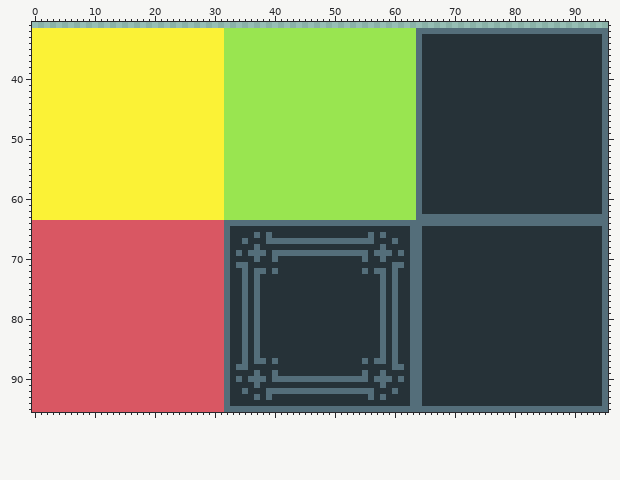
Pixel-art file, stored at Assets/AnimationImporter-master/tiles/tile.ase. The picture above is the old version.
96x96 pixels, 1 frame. Shown: x 0..95, y 31..95.
After:
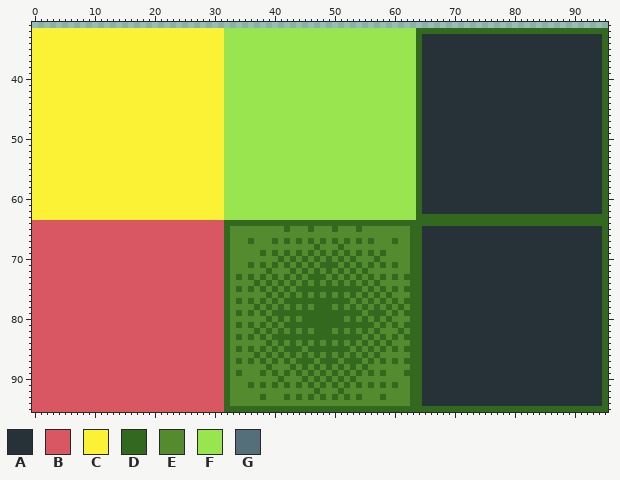
Palette (. is transparent): A #263238  B #d95763  C #fbf236  D #33691e  E #558b2f  F #99e550  G #546e7a
Difference:
y 32: x 64..95 GGGGGGGGGGGGGGGGGGGGGGGGGGGGGGGG -> DDDDDDDDDDDDDDDDDDDDDDDDDDDDDDDD
y 33..62: x 64 G -> D; x 95 G -> D
y 63: x 64..95 GGGGGGGGGGGGGGGGGGGGGGGGGGGGGGGG -> DDDDDDDDDDDDDDDDDDDDDDDDDDDDDDDD
y 64: x 32..95 GGGGGGGGGGGGGGGGGGGGGGGGGGGGGGGGGGGGGGGGGGGGGGGGGGGGGGGGGGGGGGGG -> DDDDDDDDDDDDDDDDDDDDDDDDDDDDDDDDDDDDDDDDDDDDDDDDDDDDDDDDDDDDDDDD
y 65: x 32..64 GAAAAAAAAAAAAAAAAAAAAAAAAAAAAAAGG -> DEEEEEEEEEDEEEDEEEDEEEDEEEEEEEEDD; x 95 G -> D
y 66: x 32..64 GAAAAGAGAAAAAAAAAAAAAAAAGAGAAAAGG -> DEEEEEEEEEEEEEEEEEEEEEEEEEEEEEEDD; x 95 G -> D
y 67: x 32..64 GAAGAAAGGGGGGGGGGGGGGGGGGAAAGAAGG -> DEEEDEEEDEDEDEDEDEDEDEDEDEEEDEEDD; x 95 G -> D
y 68: x 32..64 GAAAAGAAAAAAAAAAAAAAAAAAAAGAAAAGG -> DEEEEEEEEEEEEEEDEEEDEEEEEEEEEEEDD; x 95 G -> D
y 69: x 32..64 GAGAGGGAGGGGGGGGGGGGGGGGAGGGAGAGG -> DEEEEEDEDEDEDEDEDEDEDEDEDEDEEEEDD; x 95 G -> D
y 70: x 32..64 GAAAAGAAGAAAAAAAAAAAAAAGAAGAAAAGG -> DEEEEEEEEDEDEDEDEDEDEDEEEDEEEEEDD; x 95 G -> D
y 71: x 32..64 GAGGAAAAAAAAAAAAAAAAAAAAAAAAGGAGG -> DEEEDEDEDEDEDEDEDDDEDEDEDEDEDEEDD; x 95 G -> D
y 72: x 32..64 GAAGAGGAGAAAAAAAAAAAAAAGAGGAGAAGG -> DEEEEEEDEEEDEDEDEDEDEDEDEEEEEEEDD; x 95 G -> D
y 73: x 32..64 GAAGAGAAAAAAAAAAAAAAAAAAAAGAGAAGG -> DEDEDEDEDEDEDEDDDEDEDEDEDEDEDEDDD; x 95 G -> D
y 74: x 32..64 GAAGAGAAAAAAAAAAAAAAAAAAAAGAGAAGG -> DEEEEDEDEDEDEDEDEDEDEDEDEDEEEEEDD; x 95 G -> D
y 75: x 32..64 GAAGAGAAAAAAAAAAAAAAAAAAAAGAGAAGG -> DEDEDEDEDEDEDDDDDDDDDDDEDEDEDEDDD; x 95 G -> D
y 76: x 32..64 GAAGAGAAAAAAAAAAAAAAAAAAAAGAGAAGG -> DEEEEEEDEDEDEDEDEDEDEDEDEDEDEEEDD; x 95 G -> D
y 77: x 32..64 GAAGAGAAAAAAAAAAAAAAAAAAAAGAGAAGG -> DEDEDEDEDEDDDDDDDDDDDEDEDEDEDEDDD; x 95 G -> D
y 78: x 32..64 GAAGAGAAAAAAAAAAAAAAAAAAAAGAGAAGG -> DEEEEDEDEDEDEDEDDDEDEDEDEDEDEDEDD; x 95 G -> D
y 79: x 32..64 GAAGAGAAAAAAAAAAAAAAAAAAAAGAGAAGG -> DEDEDEDEDDDDDDDDDDDDDDDEDDDEDEDDD; x 95 G -> D
y 80: x 32..64 GAAGAGAAAAAAAAAAAAAAAAAAAAGAGAAGG -> DEEEEEEDEDEDEDDDDDDDEDEDEDEDEEEDD; x 95 G -> D
y 81: x 32..64 GAAGAGAAAAAAAAAAAAAAAAAAAAGAGAAGG -> DEDEDEDEDEDDDDDDDDDDDDDDDEDEDEDDD; x 95 G -> D
y 82: x 32..64 GAAGAGAAAAAAAAAAAAAAAAAAAAGAGAAGG -> DEEEEDEDEDEDEDEDDDEDEDEDEDEEEDEDD; x 95 G -> D
y 83: x 32..64 GAAGAGAAAAAAAAAAAAAAAAAAAAGAGAAGG -> DEDEDEDEDDDDDDDDDDDDDDDEDEDEDEDDD; x 95 G -> D
y 84: x 32..64 GAAGAGAAAAAAAAAAAAAAAAAAAAGAGAAGG -> DEEEEEEDEDEDEDEDEDEDEDEDEDEDEEEDD; x 95 G -> D
y 85: x 32..64 GAAGAGAAAAAAAAAAAAAAAAAAAAGAGAAGG -> DEDEDEDEDEDDDEDDDDDDDEDEDEDEDEDDD; x 95 G -> D
y 86: x 32..64 GAAGAGAAAAAAAAAAAAAAAAAAAAGAGAAGG -> DEEEEDEDEDEDEDEDEDEDEDEDEDEEEEEDD; x 95 G -> D
y 87: x 32..64 GAAGAGGAGAAAAAAAAAAAAAAGAGGAGAAGG -> DEDEDEDEDEDEDDDEDDDEDDDEDEDEDEDDD; x 95 G -> D
y 88: x 32..64 GAGGAAAAAAAAAAAAAAAAAAAAAAAAGGAGG -> DEEEEEEDEEEDEDEDEDEDEDEDEEEEEEEDD; x 95 G -> D
y 89: x 32..64 GAAAAGAAGAAAAAAAAAAAAAAGAAGAAAAGG -> DEDEEEDEDEDEDEDEDEDEDEDEDEDEEEDDD; x 95 G -> D
y 90: x 32..64 GAGAGGGAGGGGGGGGGGGGGGGGAGGGAGAGG -> DEEEEEEEEDEEEDEDEDEDEDEEEEEEEEEDD; x 95 G -> D
y 91: x 32..64 GAAAAGAAAAAAAAAAAAAAAAAAAAGAAAAGG -> DEEEDEDEDEDEDEDEDEDEDEDEDEDEDEEDD; x 95 G -> D
y 92: x 32..64 GAAGAAAGGGGGGGGGGGGGGGGGGAAAGAAGG -> DEEEEEEEEEEEEEEDEEEDEEEEEEEEEEEDD; x 95 G -> D
y 93: x 32..64 GAAAAGAGAAAAAAAAAAAAAAAAGAGAAAAGG -> DEEEEEDEEEDEDEDEDEDEDEDEEEDEEEEDD; x 95 G -> D
y 94: x 32..64 GAAAAAAAAAAAAAAAAAAAAAAAAAAAAAAGG -> DEEEEEEEEEEEEEEEEEEEEEEEEEEEEEEDD; x 95 G -> D
y 95: x 32..95 GGGGGGGGGGGGGGGGGGGGGGGGGGGGGGGGGGGGGGGGGGGGGGGGGGGGGGGGGGGGGGGG -> DDDDDDDDDDDDDDDDDDDDDDDDDDDDDDDDDDDDDDDDDDDDDDDDDDDDDDDDDDDDDDDD
